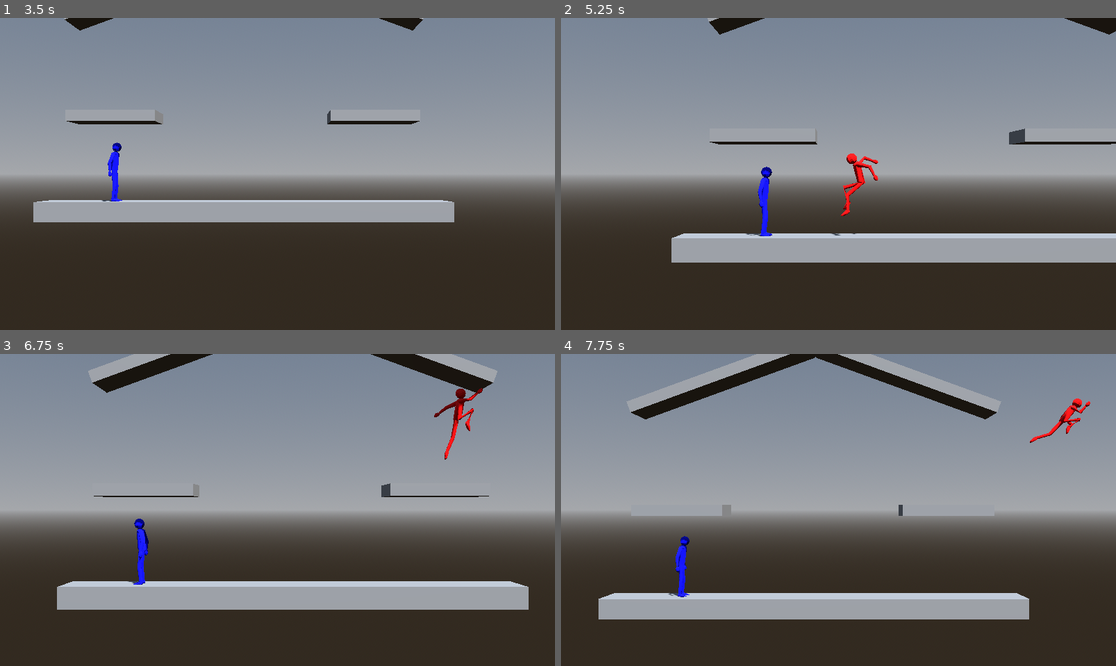
Above: before the commit, frames 1-4 (two rows, left to right).
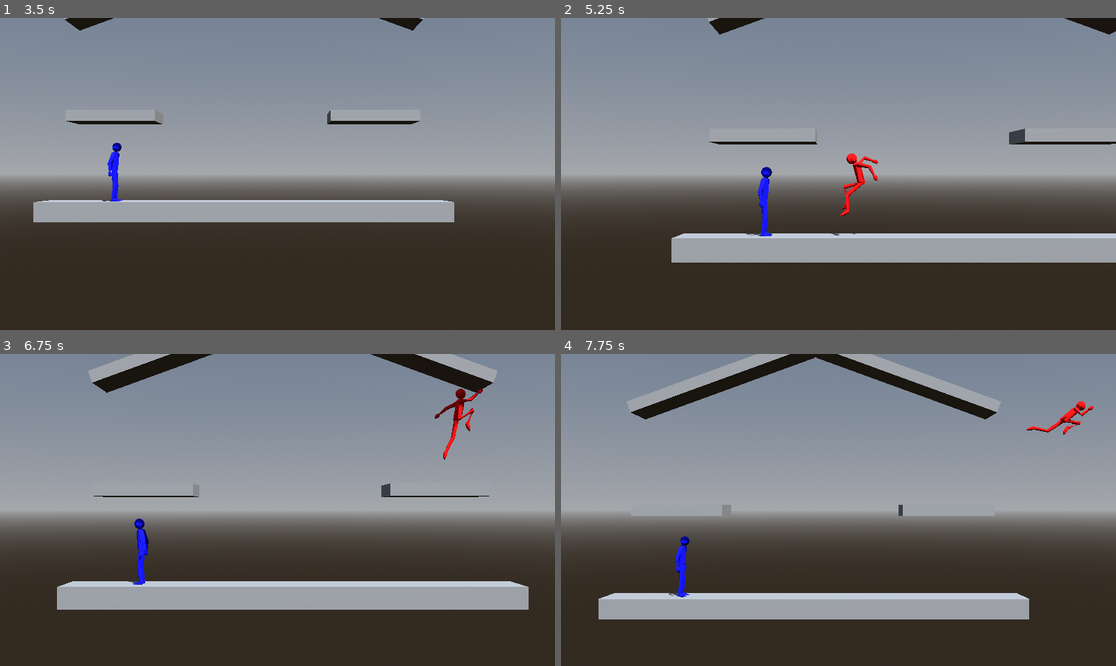
Above: after the commit, the same moments.

Repository: CocoMarck/SuperSmashTux
Game: Godot game, scene res://scenes/main.tscn
Same seed, same stepped clock (60 frames per second), same inputs: the game is played once before the commit and once after it.
Inputs:
- Up to frame 1 (3.5 s): hold Right (player1_move_right) 0.53-1.28 s; tap K (player1_attack) at 0.6 s; tap / (player1_jump) at 0.77, 1.52, 3.02 s; hold Down (player1_move_down) 1.28-2.03 s; tap O (player1_grab) at 1.35 s; hold Right (player1_move_right) 2.03-2.78 s; tap L (player1_power_attack) at 2.1 s; hold Up (player1_move_up) from 2.78 s (still down); tap P (player1_shield) at 2.85 s
- Up to frame 2 (5.25 s): release Up (player1_move_up) at 3.53 s; hold . (player1_walk) 3.53-4.28 s; hold Left (player1_move_left) 3.53-5.03 s; tap / (player1_jump) at 3.77, 4.52 s; tap G (player2_attack) at 4.35 s; hold Down (player1_move_down) from 5.03 s (still down); tap H (player2_grab) at 5.1 s
- Up to frame 3 (6.75 s): release Down (player1_move_down) at 5.78 s; hold Right (player1_move_right) 5.78-6.53 s; tap S (player2_move_down) at 5.85 s; tap / (player1_jump) at 6.02 s; hold Up (player1_move_up) from 6.53 s (still down); tap A (player2_move_left) at 6.6 s
- Up to frame 4 (7.75 s): tap / (player1_jump) at 6.77, 7.52 s; release Up (player1_move_up) at 7.28 s; hold Right (player1_move_right) from 7.28 s (still down); tap D (player2_move_right) at 7.35 s

Frame 1 is identical in both runs. In frame 2, less than 0.1% of the frame differs, in the area x 50-58%, y 45-70%; in frame 3, 0.1%; in frame 4, 0.3%, in the area x 83-96%, y 14-29%.

Commit message:
Person class: Allow jump anim. Only when the player use the jump move.

Diff:
--- a/scripts/person.gd
+++ b/scripts/person.gd
@@ -44,6 +44,7 @@
 var _air_jump_time :float = 0
 var _air_jump_duration :float = 0.5833
 var _current_air_jump_anim :String = "air_jump"
+var _allow_jump_anim: bool = false
 
 # Propiedades privadas | Aceleracion horizontal
 var _ground_acceleration: float = 40.0
@@ -428,6 +429,7 @@
 	if can_jump and _jump_count < _max_jumps:
 		_target_velocity.y = jump_impulse
 		_heavy_hitstun_time = 0.0 # Cancelar stun move si es que hay.
+		_allow_jump_anim = true
 		if signals.air_count > 0:
 			_set_jumps_to_max()
 		else:
@@ -448,8 +450,10 @@
 	'''
 	# Movimiento normal
 	var moving = signals.direction.x != 0.0
-	var jumping = velocity.y > 0
+	var jumping = signals.velocity.y > 0 and _allow_jump_anim
 	var falling = not jumping and not signals.on_floor
+	if signals.velocity.y < 0:
+		_allow_jump_anim = false
 
 	# En el piso o en el aire
 	var neutral := false
